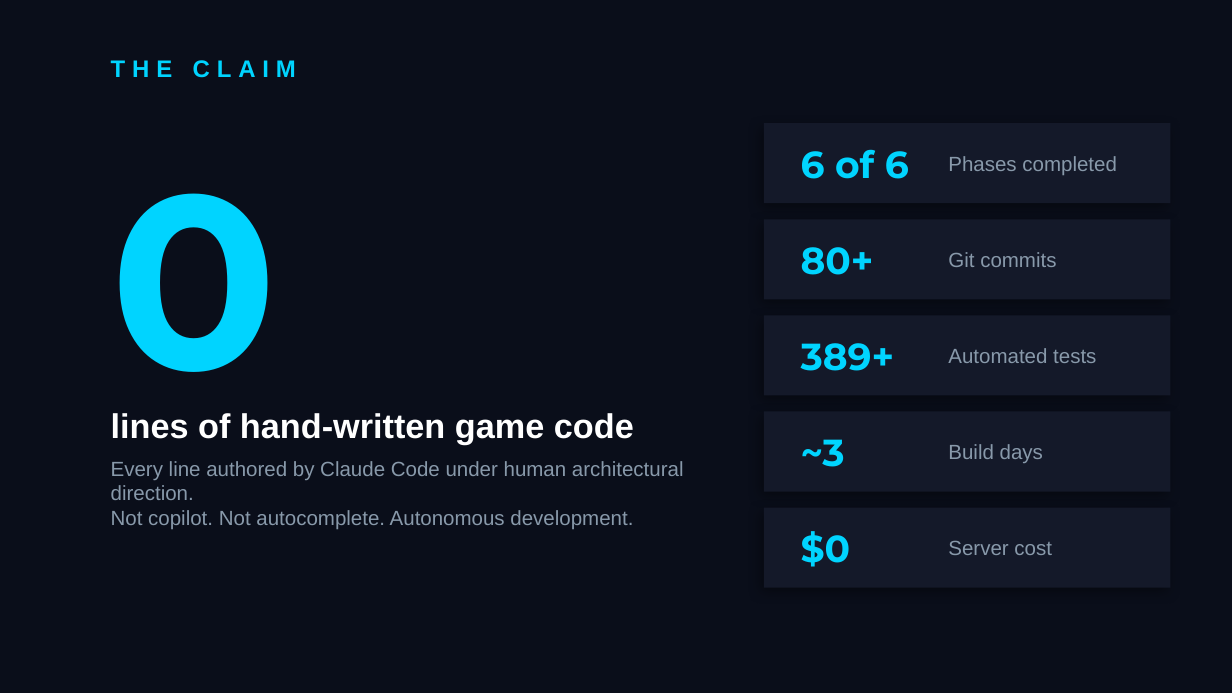
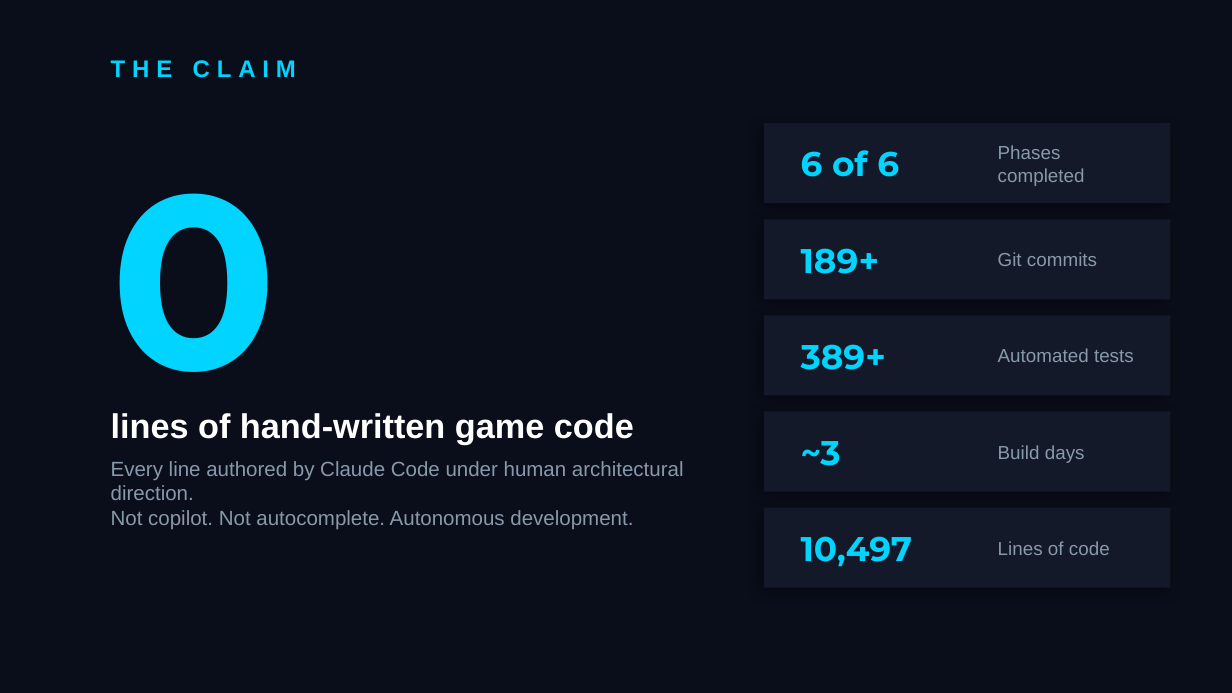
Before and after one commit to mbriggsy/ai-learning-journey, a slide deck: slide 3 of projects/top-down-racer-02/docs/summary/AI-Autonomy-Executive-Deck.pptx (slide 2 before the commit). Drawn at 1232x693 pixels with LibreOffice and Linux fonts; fonts in the diff are those of the drawing. Boxes give left, top, right and bottom in pixels: in the first picture for what was removed or moved away, otherwise in the second. Text is boxed around its words. In the diff, an @@ line names an element or a change of style, - is before the commit and + after.

```diff
--- a/projects/top-down-racer-02/docs/summary/AI-Autonomy-Executive-Deck.pptx
+++ b/projects/top-down-racer-02/docs/summary/AI-Autonomy-Executive-Deck.pptx
@@ text "Phases completed": place and size @@
-text "Phases completed" at [948, 156, 1117, 175]
+text "Phases completed" at [998, 145, 1085, 186]
@@ text "Git commits": place and size @@
-text "Git commits" at [948, 252, 1056, 267]
+text "Git commits" at [998, 252, 1097, 266]
@@ text at [801, 248, 879, 274]: text changed; size 22 to 20 pt @@
-80+
+189+
@@ text "Automated tests": place and size @@
-text "Automated tests" at [948, 348, 1096, 363]
+text "Automated tests" at [998, 348, 1134, 362]
@@ size 22 to 20 pt in 3 elements at [801, 150, 899, 177], [801, 344, 886, 370], [801, 441, 841, 466] @@
@@ size 12 to 11 pt in 4 elements at [998, 145, 1085, 186], [998, 252, 1097, 266], [998, 348, 1134, 362], [998, 445, 1085, 463] @@
@@ text "Build days": place and size @@
-text "Build days" at [948, 444, 1043, 463]
+text "Build days" at [998, 445, 1085, 463]
@@ text at [801, 536, 913, 567]: text changed; size 22 to 20 pt @@
-$0
+10,497
@@ text at [998, 541, 1110, 555]: text changed; size 12 to 11 pt @@
-Server cost
+Lines of code
```
Also in this commit, not shown: 4 other slides changed.
